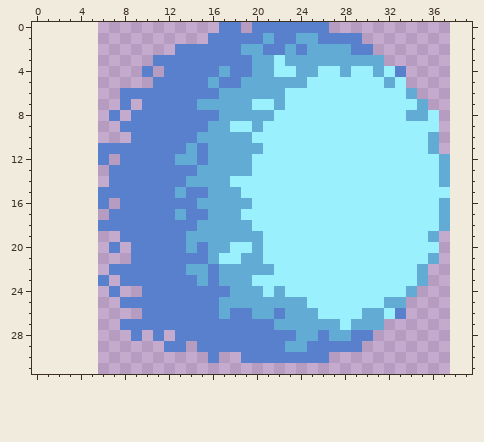
A pixel-art file gets an edit: images/AseSource/arcaneBig.aseprite. Above is the file before it was changed.
32x32 pixels, 1 frame. The old version is drawn lined up with the new one, on the new canvas.
After the commit:
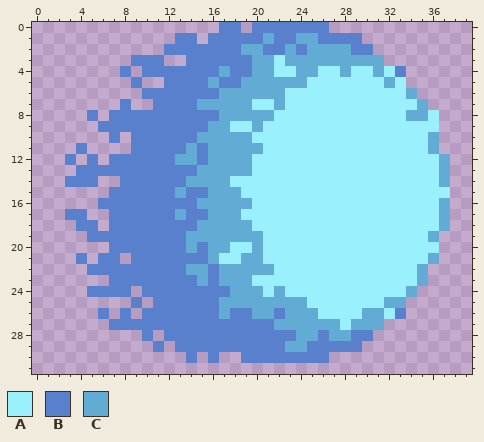
Palette (. is transparent): A #9bf0fd  B #5880cc  C #62abd4
Commit message: Press X to fire a visually improved version of Arcane shot. Still no collision but he Hadouken looks clean ;)
Difference:
canvas 32x32 -> 40x32, the old top-left corner now at 6,0
@@ x 1..16 @@
  0 ................
- 1 ...............B
- 2 ............BBBB
- 3 ..........BBBBBB
- 4 .........B.BBBBB
- 5 ..........BBBBBC
- 6 .......BBBBBBBBB
- 7 .......B.BBBBBCC
- 8 ......B.BBBBBBBB
- 9 .......BBBBBBBBC
-10 ........BBBBBBCC
-11 .....BBBBBBBBCBC
-12 .....B.BBBBBCCBC
-13 ......BBBBBBBBCC
-14 ......BBBBBBBCCC
-15 .....BBBBBBBCBBC
-16 .....B.BBBBBBBCC
-17 ......BBBBBBCBBC
-18 .....BBBBBBBBBCC
-19 .......BBBBBBCCC
-20 ......B.BBBBBCBC
-21 ........BBBBBBBC
-22 ......BBBBBBBCCB
-23 .....B.BBBBBBBCB
-24 ......B..BBBBBBB
-25 .......BBBBBBBBB
-26 .........BBBBBBB
-27 .......BBBBBBBBB
-28 ........B.B.BBBB
-29 ...........BB.BB
-30 ...............B
+ 1 ............BB.B
+ 2 ...........BBBBB
+ 3 ........BBB..BBB
+ 4 .......B.BBBBBBB
+ 5 ........B..BBBBC
+ 6 .........BBBBBBB
+ 7 .......B..BBBBCC
+ 8 ....B.BBBBBBBBBB
+ 9 .....BBBBBBBBBBC
+10 ......B.BBBBBBCC
+11 ...B....BBBBBCBC
+12 ..B.B.BBBBBBCCBC
+13 ...BBBBBBBBBBBCC
+14 ..BBB..BBBBBBCCC
+15 ......BBBBBBCBBC
+16 .....BBBBBBBBBCC
+17 ..BB..BBBBBBCBBC
+18 ...BB.BBBBBBBBCC
+19 ....BBBBBBBBBCCC
+20 ......BBBBBBBCBC
+21 ...B.BB.BBBBBBBC
+22 ....BBBBBBBBBCCB
+23 ......BBBBBBBBCB
+24 ....BBBB.BBBBBBB
+25 ........B.BBBBBB
+26 .....B.B.BBBBBBB
+27 ......BBBBBBBBBB
+28 .........B.BBBBB
+29 ..........B.BBBB
+30 .............B.B
 31 ................
Pixel boxes of the changes (left, top, right, bottom) in both pictures:
changed: (65, 33, 197, 363)
